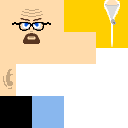
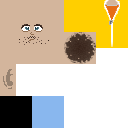
Comparing the layer stacks of the two w=128, h=128 images. Changes:
showed "Jessie" over [0, 0, 119, 96]
